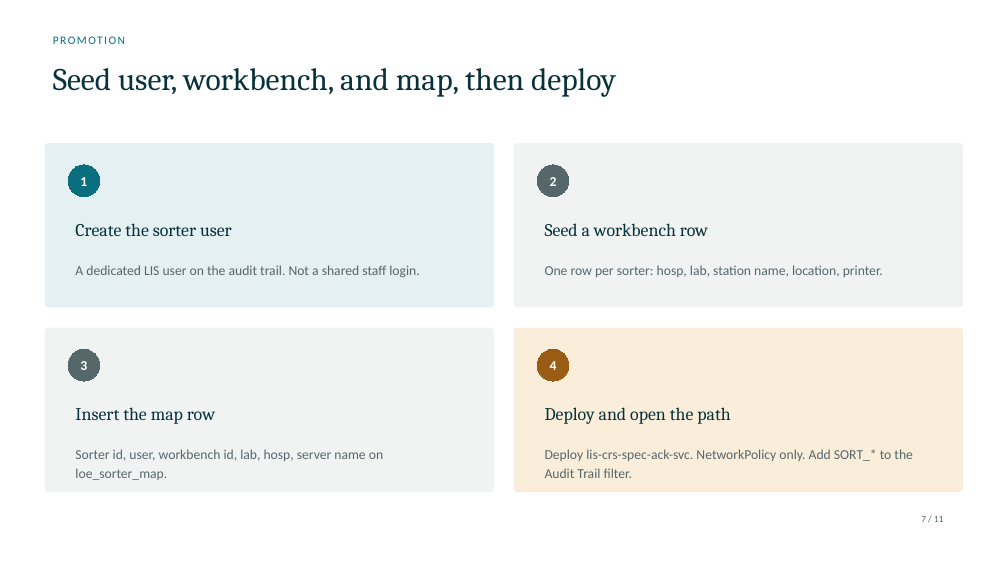
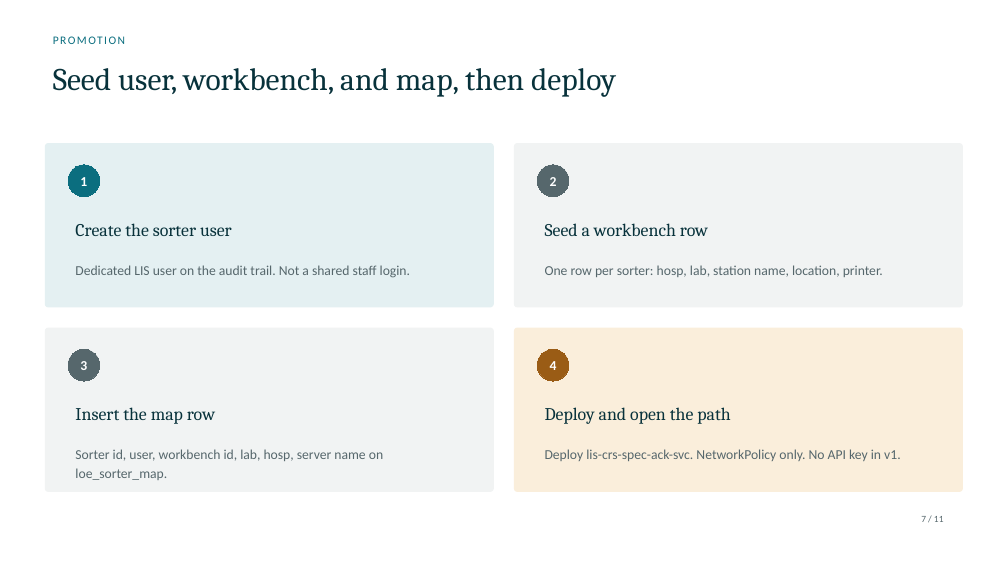
Before and after one commit to DragonChong/HA-Notes, a slide deck: slide 7 of SDLC/Projects/TMP-specimen-sorter-api — Specimen Sorter API/assets/Specimen Sorter API.pptx. Drawn at 1008x567 pixels with LibreOffice and Linux fonts; fonts in the diff are those of the drawing. Boxes give left, top, right and bottom in pixels: in the first picture for what was removed or moved away, otherwise in the second. Text is boxed around its words. In the diff, an @@ line names an element or a change of style, - is before the commit and + after.

```diff
--- a/SDLC/Projects/TMP-specimen-sorter-api — Specimen Sorter API/assets/Specimen Sorter API.pptx
+++ b/SDLC/Projects/TMP-specimen-sorter-api — Specimen Sorter API/assets/Specimen Sorter API.pptx
@@ text at [75,265,410,278]: text changed @@
-A dedicated LIS user on the audit trail. Not a shared staff login.
+Dedicated LIS user on the audit trail. Not a shared staff login.
@@ text at [545,449,901,461]: text changed @@
-Deploy lis-crs-spec-ack-svc. NetworkPolicy only. Add SORT_* to the Audit Trail filter.
+Deploy lis-crs-spec-ack-svc. NetworkPolicy only. No API key in v1.
```
Also in this commit, not shown: 4 other slides changed, 4 slides added, 4 slides removed, 4 other files.
